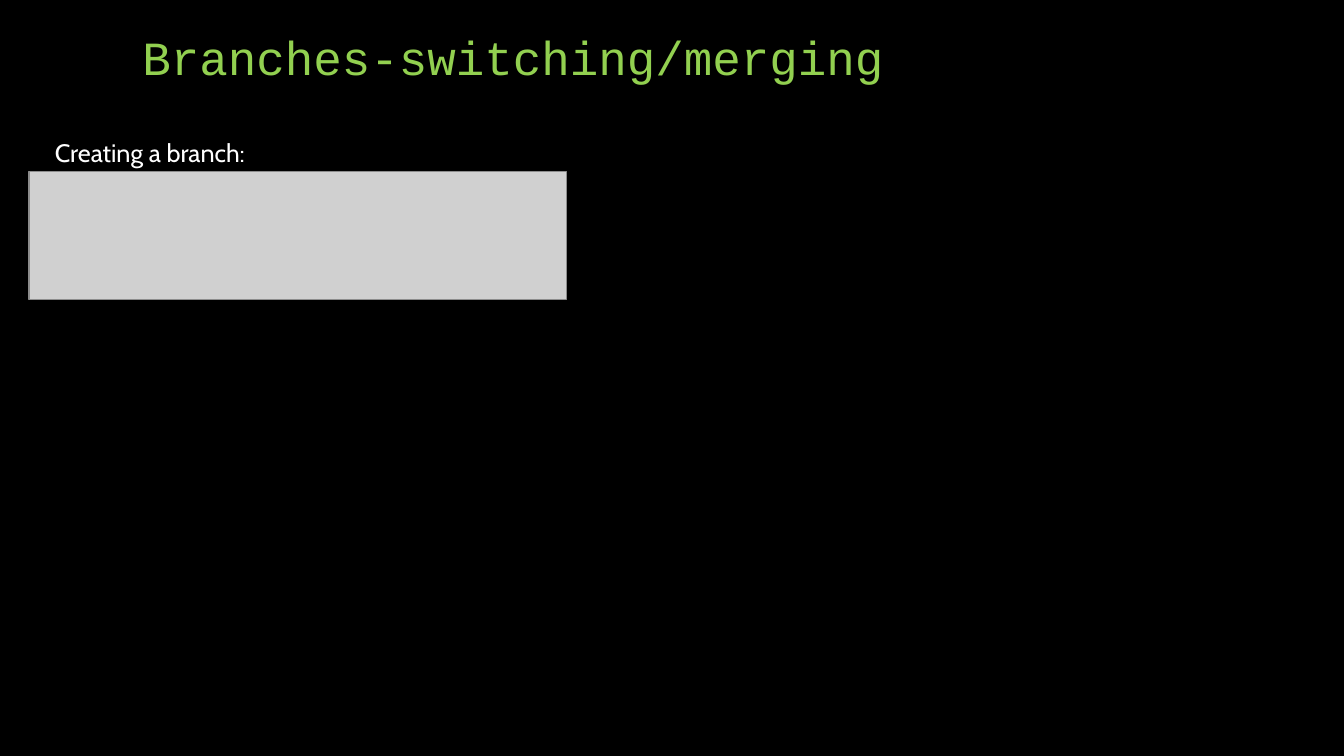
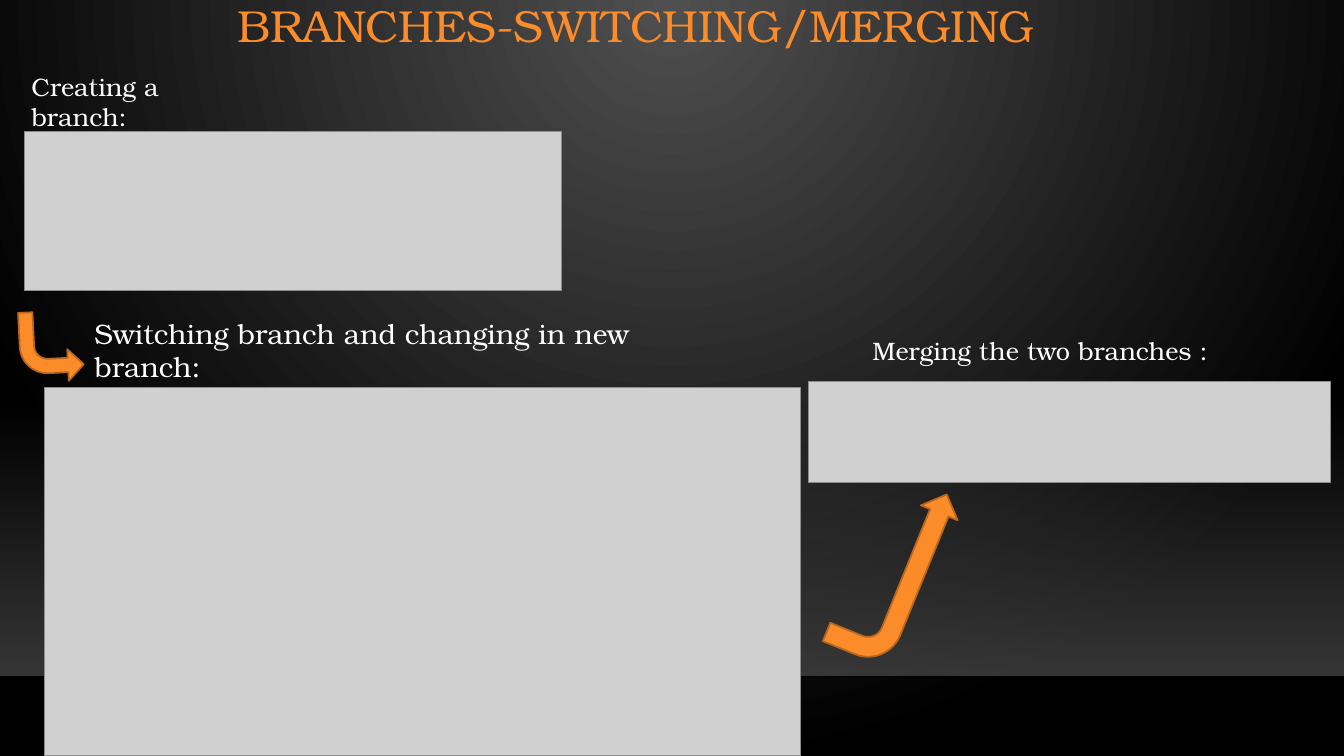
Before and after one commit to gwydion67/KOSS-presentation, a slide deck: slide 9 of New Git Concepts.pptx. Drawn at 1344x756 pixels with LibreOffice and Linux fonts; fonts in the diff are those of the drawing; grey boxes stand for pictures; background and template pictures are left out. Boxes give left, top, right and bottom in pixels: in the first picture for what was removed or moved away, otherwise in the second. Text is boxed around its words. In the diff, an @@ line names an element or a change of style, - is before the commit and + after.

```diff
--- a/New Git Concepts.pptx
+++ b/New Git Concepts.pptx
@@ background #000000 to gradient #505050 to #000000 @@
@@ title "BRANCHES-SWITCHING/MERGING" at box(237, 10, 1034, 49): vertical alignment bottom to middle @@
@@ title at box(237, 10, 1034, 49): text changed; size 34 to 32 pt; font Courier New to TeX Gyre Bonum; text colour #92D050 to #FB8C29 @@
-Branches-switching/merging
+BRANCHES-SWITCHING/MERGING
@@ text "Creating a branch:": place and size @@
-text "Creating a branch:" at box(55, 143, 245, 168)
+text "Creating a branch:" at box(31, 78, 159, 132)
@@ text "Creating a branch:" at box(31, 78, 159, 132): font Cabin to TeX Gyre Bonum @@
@@ picture: place and size @@
-picture at box(29, 171, 567, 299)
+picture at box(24, 132, 562, 290)
@@ bent arrow added at box(18, 310, 85, 384), fill #FB8C29, outline #BA681E 1.25 pt @@
@@ text added at box(94, 324, 629, 378), 20 pt, text #FFFFFF @@
+Switching branch and changing in new branch:
@@ text added at box(872, 342, 1191, 366), 18 pt, text #FFFFFF @@
+Merging the two branches :
@@ picture added at box(45, 387, 802, 756) @@
@@ picture added at box(809, 382, 1331, 483) @@
@@ rectangle added at box(0, 399, 1344, 676), fill gradient #454545 @@
@@ bent arrow added at box(823, 473, 965, 672), fill #FB8C29, outline #BA681E 1.25 pt @@
@@ line added from (0, 677) to (1344, 677), #000001 1 pt @@
```
Also in this commit, not shown: 9 other slides changed, 6 slides added, 6 slides removed, 1 other file.
